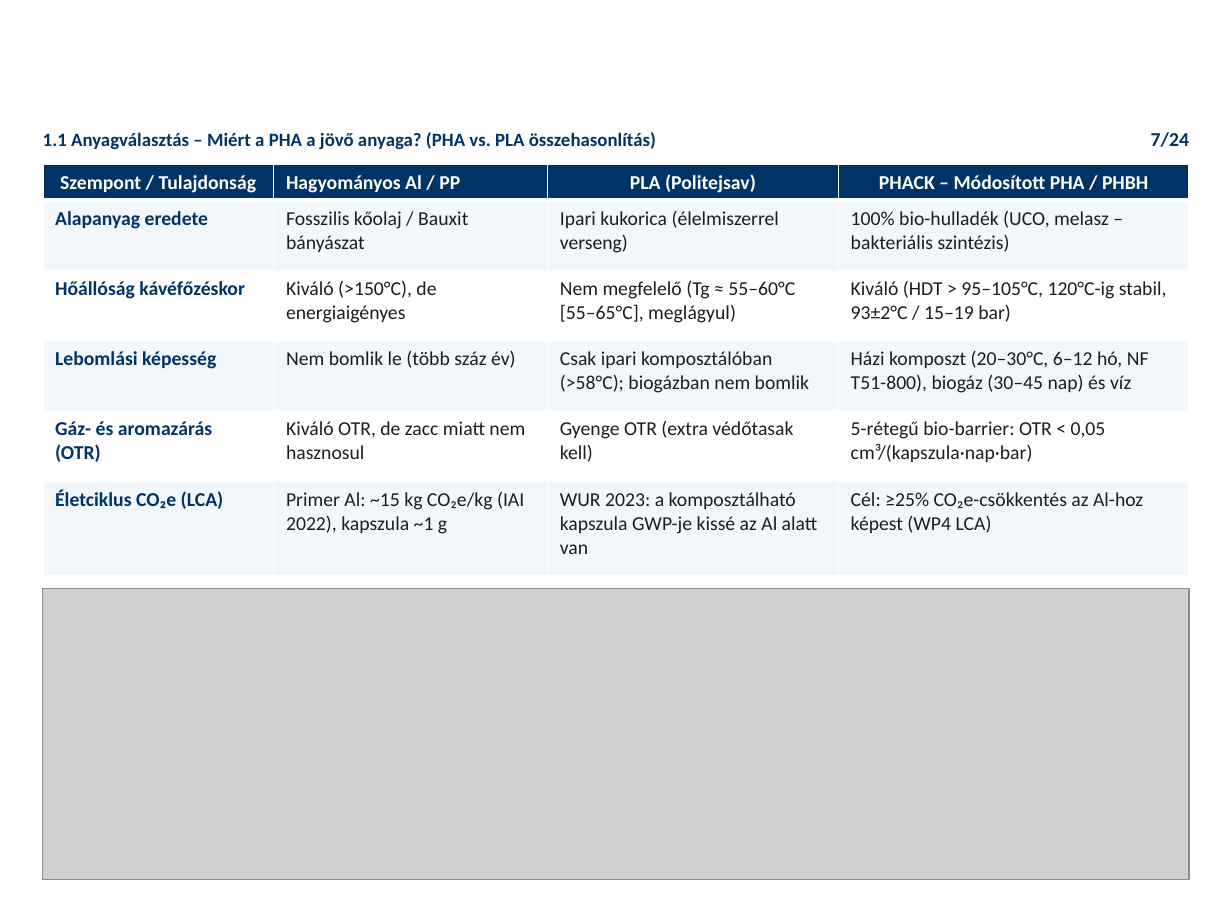
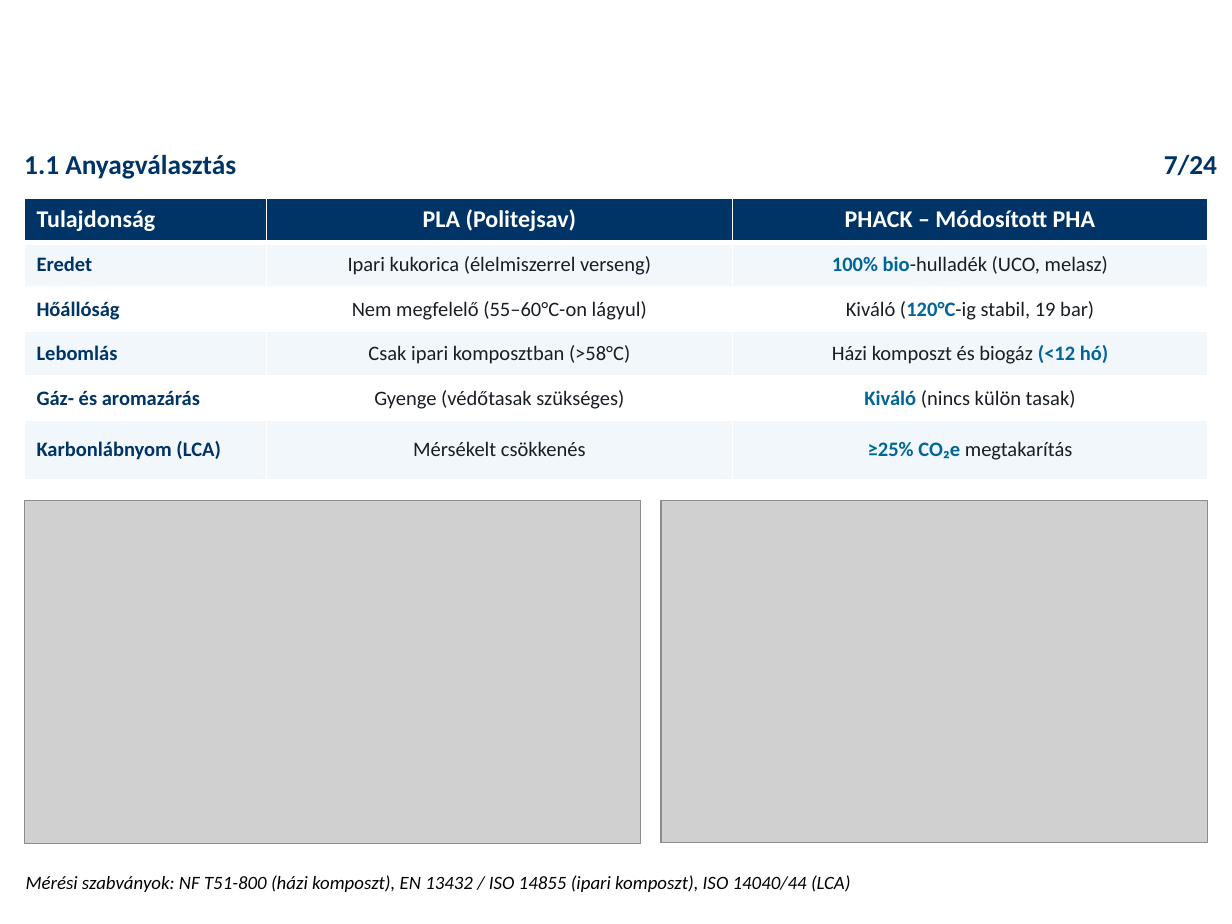
Before and after one commit to RMarci44/Fenntarthato-hulladek-projekt, a slide deck: slide 7 of PHACK_Prezentacio_Vegleges.pptx. Drawn at 1232x924 pixels with LibreOffice and Linux fonts; fonts in the diff are those of the drawing; grey boxes stand for pictures; background and template pictures are left out. Boxes give left, top, right and bottom in pixels: in the first picture for what was removed or moved away, otherwise in the second. Text is boxed around its words. In the diff, an @@ line names an element or a change of style, - is before the commit and + after.

```diff
--- a/PHACK_Prezentacio_Vegleges.pptx
+++ b/PHACK_Prezentacio_Vegleges.pptx
@@ text removed at [43, 132, 656, 150] @@
-1.1 Anyagválasztás – Miért a PHA a jövő anyaga? (PHA vs. PLA összehasonlítás)
@@ text "7/24": place and size @@
-text "7/24" at [1151, 132, 1189, 147]
+text "7/24" at [1164, 154, 1217, 176]
@@ text "7/24" at [1164, 154, 1217, 176]: size 11.5 to 16 pt @@
@@ text added at [24, 154, 236, 179], 16 pt, text #003366, bold @@
+1.1 Anyagválasztás
@@ table at [25, 198, 1209, 479] @@
-column 1: Szempont / Tulajdonság | Alapanyag eredete | Hőállóság kávéfőzéskor | Lebomlási képesség | Gáz- és aromazárás (OTR) | Életciklus CO₂e (LCA)
-column 2: Hagyományos Al / PP | Fosszilis kőolaj / Bauxit bányászat | Kiváló (>150°C), de energiaigényes | Nem bomlik le (több száz év) | Kiváló OTR, de zacc miatt nem hasznosul | Primer Al: ~15 kg CO₂e/kg (IAI 2022), kapszula ~1 g
-column 3: PLA (Politejsav) | Ipari kukorica (élelmiszerrel verseng) | Nem megfelelő (Tg ≈ 55–60°C [55–65°C], meglágyul) | Csak ipari komposztálóban (>58°C); biogázban nem bomlik | Gyenge OTR (extra védőtasak kell) | WUR 2023: a komposztálható kapszula GWP-je kissé az Al alatt van
-column 4: PHACK – Módosított PHA / PHBH | 100% bio-hulladék (UCO, melasz – bakteriális szintézis) | Kiváló (HDT > 95–105°C, 120°C-ig stabil, 93±2°C / 15–19 bar) | Házi komposzt (20–30°C, 6–12 hó, NF T51-800), biogáz (30–45 nap) és víz | 5-rétegű bio-barrier: OTR < 0,05 cm³/(kapszula·nap·bar) | Cél: ≥25% CO₂e-csökkentés az Al-hoz képest (WP4 LCA)
+column 1: Tulajdonság | Eredet | Hőállóság | Lebomlás | Gáz- és aromazárás | Karbonlábnyom (LCA)
+column 2: PLA (Politejsav) | Ipari kukorica (élelmiszerrel verseng) | Nem megfelelő (55–60°C-on lágyul) | Csak ipari komposztban (>58°C) | Gyenge (védőtasak szükséges) | Mérsékelt csökkenés
+column 3: PHACK – Módosított PHA | 100% bio-hulladék (UCO, melasz) | Kiváló (120°C-ig stabil, 19 bar) | Házi komposzt és biogáz (<12 hó) | Kiváló (nincs külön tasak) | ≥25% CO₂e megtakarítás
@@ table: place and size @@
-table at [43, 164, 1190, 574]
+table at [25, 198, 1209, 479]
@@ picture added at [25, 500, 641, 843] @@
@@ picture added at [662, 500, 1209, 843] @@
@@ picture removed at [43, 589, 1190, 880] @@
@@ text added at [26, 875, 851, 892], 11 pt, text #000000, italic @@
+Mérési szabványok: NF T51-800 (házi komposzt), EN 13432 / ISO 14855 (ipari komposzt), ISO 14040/44 (LCA)
```
Also in this commit, not shown: 4 other slides changed, 13 other files.
